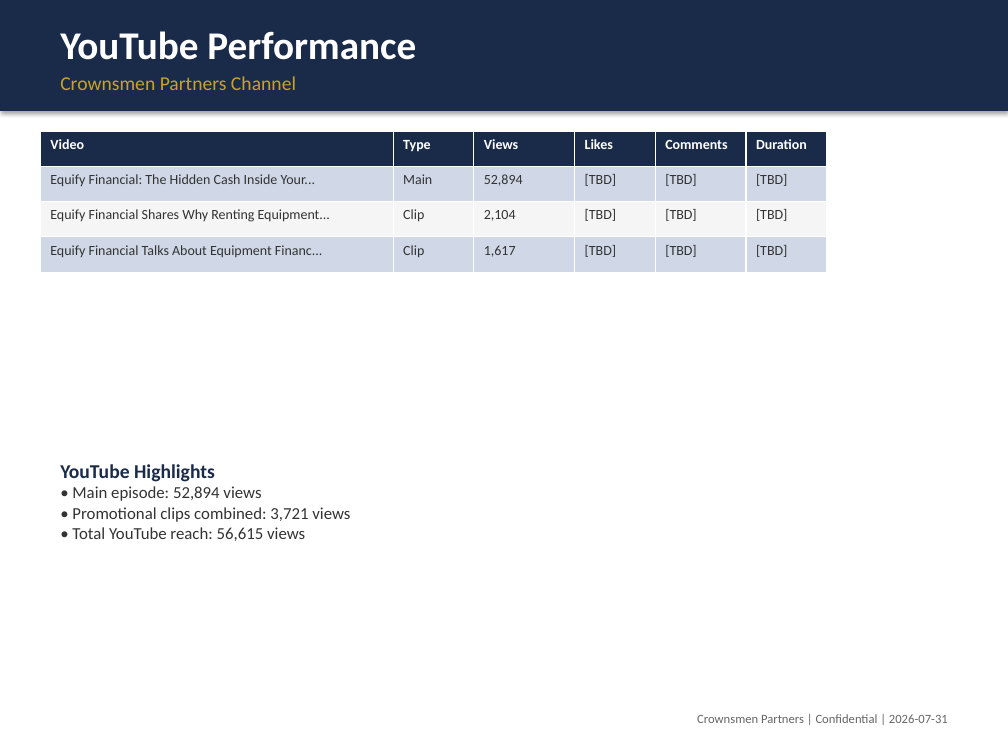
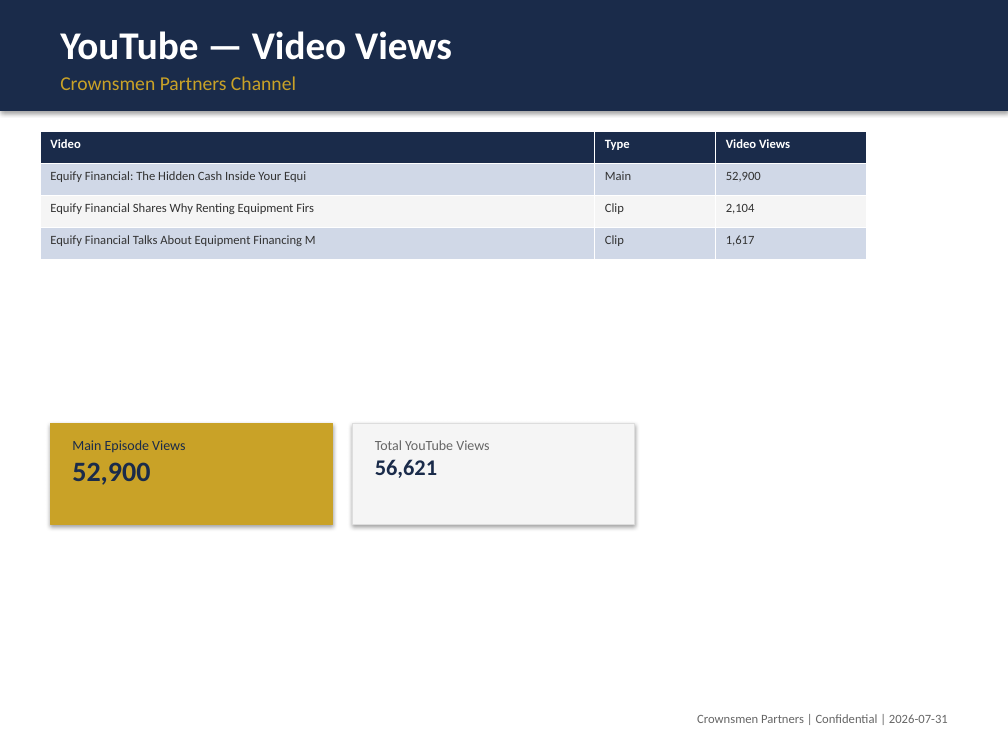
Before and after one commit to althea-ops/reports, a slide deck: slide 3 of output/Crownsmen_Partners_Campaign_Performance_Report__CS_67_-_Equify_Financial.pptx. Drawn at 1008x756 pixels with LibreOffice and Linux fonts; fonts in the diff are those of the drawing. Boxes give left, top, right and bottom in pixels: in the first picture for what was removed or moved away, otherwise in the second. Text is boxed around its words. In the diff, an @@ line names an element or a change of style, - is before the commit and + after.

```diff
--- a/output/Crownsmen_Partners_Campaign_Performance_Report__CS_67_-_Equify_Financial.pptx
+++ b/output/Crownsmen_Partners_Campaign_Performance_Report__CS_67_-_Equify_Financial.pptx
@@ text at [60, 31, 452, 60]: text changed @@
-YouTube Performance
+YouTube — Video Views
@@ table at [40, 131, 867, 260] @@
-column 1: Video | Equify Financial: The Hidden Cash Inside Your... | Equify Financial Shares Why Renting Equipment... | Equify Financial Talks About Equipment Financ...
+column 1: Video | Equify Financial: The Hidden Cash Inside Your Equi | Equify Financial Shares Why Renting Equipment Firs | Equify Financial Talks About Equipment Financing M
-column 3: Views | 52,894 | 2,104 | 1,617
-column 4: Likes | [TBD] | [TBD] | [TBD]
-column 5: Comments | [TBD] | [TBD] | [TBD]
-column 6: Duration | [TBD] | [TBD] | [TBD]
+column 3: Video Views | 52,900 | 2,104 | 1,617
@@ table: place and size @@
-table at [40, 131, 827, 272]
+table at [40, 131, 867, 260]
@@ rectangle added at [50, 423, 333, 524], fill #C9A227, outline #C9A227 0.75 pt @@
@@ text added at [72, 440, 185, 485], 10 pt, text #1A2B4A @@
+Main Episode Views
+52,900
@@ rectangle added at [353, 423, 635, 524], fill #F5F5F5, outline #DDDDDD 0.75 pt @@
@@ text added at [375, 440, 489, 478], 10 pt, text #666666 @@
+Total YouTube Views
+56,621
@@ text removed at [60, 464, 350, 541] @@
-YouTube Highlights
-• Main episode: 52,894 views
-• Promotional clips combined: 3,721 views
-• Total YouTube reach: 56,615 views
```
Also in this commit, not shown: 5 other slides changed, 3 slides added, 3 slides removed, 9 other files.
